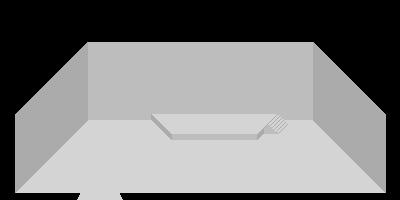
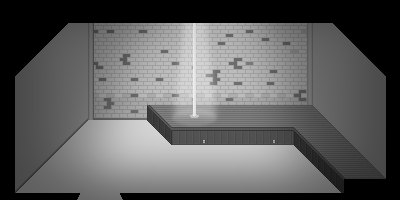
Two versions of the same layered image (400×200). Layer-by-layer changes:
added layer "Layer #1" (13%) above "LIGHT 2" over [169, 106, 220, 129]
added layer "LIGHT 2" (32%) above "LIGHT 1" over [165, 23, 225, 126]
added layer "LIGHT 1" (multiply, 57%) above "Layer #2" over [15, 23, 386, 200]
painted on "Layer" over [15, 23, 386, 200]
